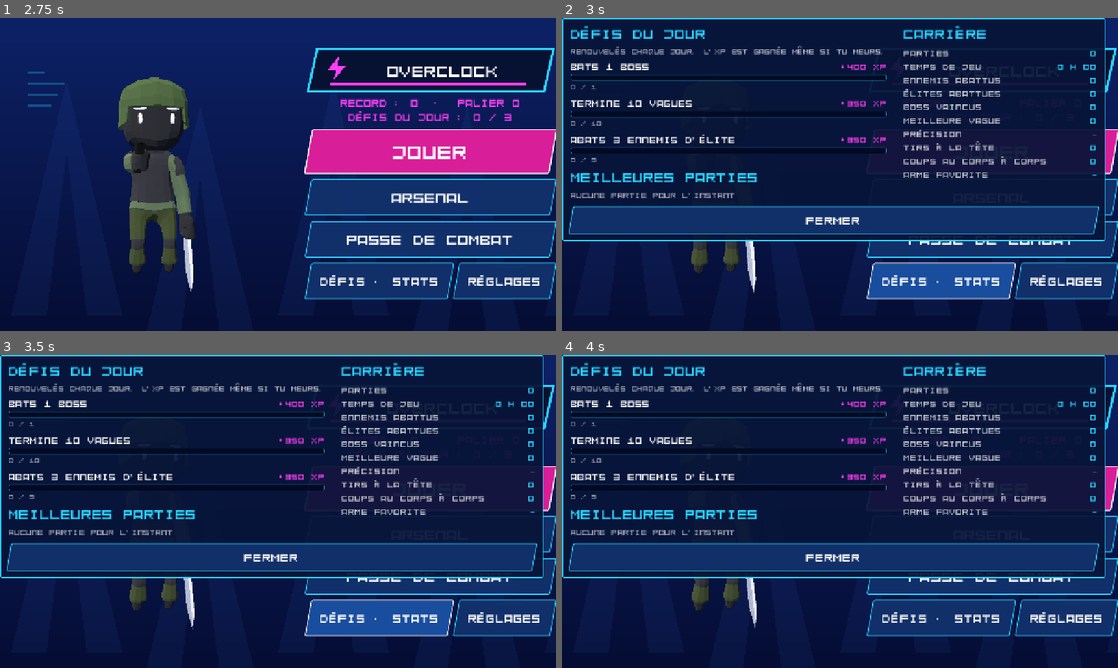
Above: before the commit, frames 1-4 (two rows, left to right).
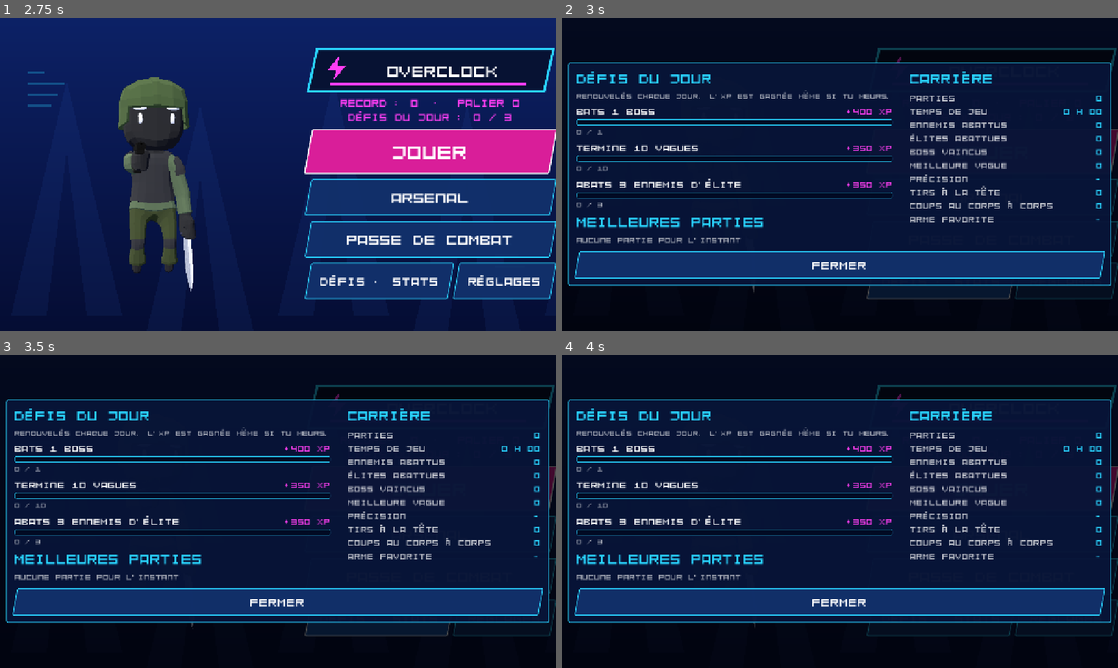
Above: after the commit, the same moments.

Repository: mariusortiz/overclock
Game: Godot game, scene res://scenes/loading.tscn
Two runs of this game, one before a commit and one after it. Both use one fixed random seed, a clock stepped at 60 frames per second and the inputs below.
Inputs (mouse positions are in pixels of both pictures, inside the frame that each line leads up to):
- Up to frame 1 (2.75 s): tap Enter at 0.5, 2 s; move the mouse to (400, 158) at 0.52 s; hold D (move_right) 0.53-1.25 s; tap Y (inspect) at 0.6 s; click (400, 158) at 0.67 s; tap Space (jump) at 0.77, 1.25 s; drag from (166, 190) to (250, 237) at 1.27 s; move the mouse to (333, 105) at 2.02 s; hold D (move_right) from 2.03 s (still down); tap E (ultimate) at 2.1 s
- Up to frame 2 (3 s): release D (move_right) at 2.75 s; click "DÉFIS · STATS" at 2.75 s
- Up to frame 3 (3.5 s): no input
- Up to frame 4 (4 s): click "JOUER" at 3.5 s

Frame 1 is identical in both runs. In frame 2, 59% of the frame differs, in the area x 0-100%, y 0-100%; in frame 3, 59%; in frame 4, 58%.

Commit message:
Center the stats panel, move the tutorial hint below the banners
Co-Authored-By: Claude Opus 5.5 <noreply@anthropic.com>
Claude-Session: https://claude.ai/code/session_01TMrhLU8C9hMQ3DU14F1G1z

Diff:
--- a/scripts/game_stats.gd
+++ b/scripts/game_stats.gd
@@ -86,9 +86,9 @@
 static func career_lines() -> Array[Array]:
 	var career := load_career()
 	var shots: float = career.get("shots", 0)
-	var accuracy := "–" if shots == 0 else "%d %%" % roundi(100.0 * minf(career.get("hits", 0) / shots, 1.0))
+	var accuracy := "-" if shots == 0 else "%d %%" % roundi(100.0 * minf(career.get("hits", 0) / shots, 1.0))
 	var minutes := roundi(career.get("seconds", 0.0) / 60.0)
-	var favorite := "–"
+	var favorite := "-"
 	var kills_by_weapon: Dictionary = career.get("weapon_kills", {})
 	var most := 0
 	for weapon_id: String in kills_by_weapon:
--- a/scripts/hud.gd
+++ b/scripts/hud.gd
@@ -232,8 +232,9 @@
 	_hint.autowrap_mode = TextServer.AUTOWRAP_WORD_SMART
 	_hint.anchor_left = 0.2
 	_hint.anchor_right = 0.8
-	_hint.anchor_top = 0.27
-	_hint.anchor_bottom = 0.27
+	# Below the banners, above the crosshair.
+	_hint.anchor_top = 0.34
+	_hint.anchor_bottom = 0.34
 	_hint.grow_vertical = Control.GROW_DIRECTION_BOTH
 	_hint.mouse_filter = Control.MOUSE_FILTER_IGNORE
 	_hint.modulate.a = 0.0
--- a/scripts/profile_panel.gd
+++ b/scripts/profile_panel.gd
@@ -16,14 +16,14 @@
 
 
 func _ready() -> void:
-	set_anchors_preset(Control.PRESET_FULL_RECT)
+	set_anchors_and_offsets_preset(Control.PRESET_FULL_RECT)
 	var dim := ColorRect.new()
 	dim.color = Color(0, 0, 0, 0.7)
-	dim.set_anchors_preset(Control.PRESET_FULL_RECT)
+	dim.set_anchors_and_offsets_preset(Control.PRESET_FULL_RECT)
 	add_child(dim)
 
 	var center := CenterContainer.new()
-	center.set_anchors_preset(Control.PRESET_FULL_RECT)
+	center.set_anchors_and_offsets_preset(Control.PRESET_FULL_RECT)
 	add_child(center)
 	var panel := PanelContainer.new()
 	panel.custom_minimum_size = Vector2(1100, 0)
